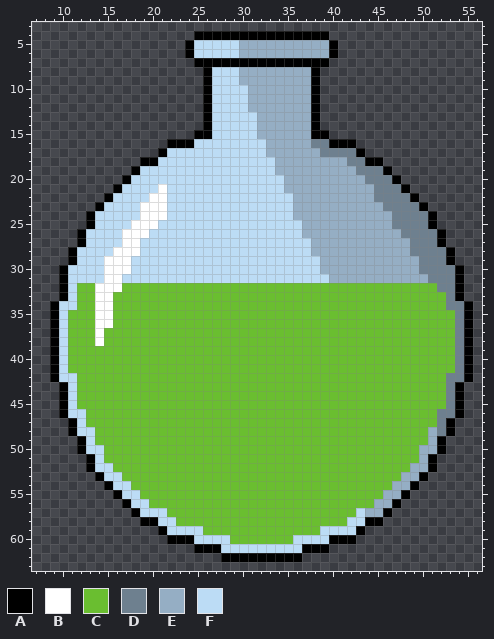
Two versions of one pixel-art file, Assets/Core/Environment/big ahh bottle.aseprite. Above, as it was before the edit.
64x64 pixels, 1 frame. Shown: x 7..56, y 3..63.
Palette (. is transparent): A #000000  B #ffffff  C #6abe30  D #6e808f  E #95aec4  F #bcdcf5
Pixels before (only the part around the change), first column x 10:
 3 ............................................
 4 ...............AAAAAAAAAAAAAAA..............
 5 ..............AFFFFFEEEEEEEEEEA.............
 6 ..............AFFFFFEEEEEEEEEEA.............
 7 ...............AAAAAAAAAAAAAAA..............
 8 ................AFFFEEEEEEEEA...............
 9 ................AFFFEEEEEEEEA...............
10 ................AFFFFEEEEEEEA...............
11 ................AFFFFEEEEEEEA...............
12 ................AFFFFEEEEEEEA...............
13 ................AFFFFFEEEEEEA...............
14 ................AFFFFFEEEEEEA...............
15 ...............AAFFFFFEEEEEEAA..............
16 ............AAAFFFFFFFFEEEEEDDAAA...........
17 ...........AFFFFFFFFFFFEEEEEEDDDDA..........
18 .........AAFFFFFFFFFFFFFEEEEEEEEDDAA........
19 ........AFFFFFFFFFFFFFFFEEEEEEEEEDDDA.......
20 .......AFFFFFFFFFFFFFFFFFEEEEEEEEEDDDA......
21 ......AFFFFBFFFFFFFFFFFFFEEEEEEEEEEDDDA.....
22 .....AFFFFBBFFFFFFFFFFFFFFEEEEEEEEEDDDDA....
23 ....AFFFFBBBFFFFFFFFFFFFFFEEEEEEEEEEDDDDA...
24 ...AFFFFFBBBFFFFFFFFFFFFFFEEEEEEEEEEEDDDDA..
25 ...AFFFFBBBFFFFFFFFFFFFFFFFEEEEEEEEEEDDDDA..
26 ..AFFFFBBBFFFFFFFFFFFFFFFFFEEEEEEEEEEEDDDDA.
27 ..AFFFFBBFFFFFFFFFFFFFFFFFFFEEEEEEEEEEEDDDA.
The result:
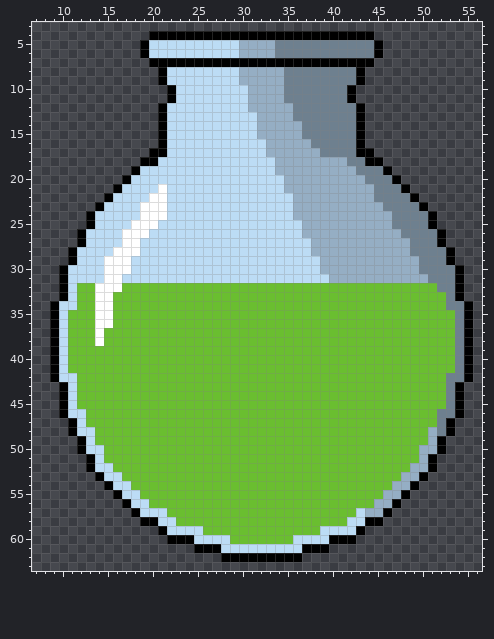
The exact change:
Changed rows in their new state; - is an unchanged pixel.
first column x 19:
 4 -AAAAA---------------AAAAA-
 5 AFFFFF---------DDDDDDDDDDDA
 6 AFFFFF---------DDDDDDDDDDDA
 7 -AAAAA---------------AAAAA-
 8 --AFFFFF--------DDDDDDDDA--
 9 --AFFFFF--------DDDDDDDDA--
10 ---AFFFF--------DDDDDDDA---
11 ---AFFFF--------DDDDDDDA---
12 --AFFFFF---------DDDDDDDA--
13 --AFFFFF---------DDDDDDDA--
14 --AFFFFF----------DDDDDDA--
15 --AFFFFF----------DDDDDDA--
16 --AFFF---------------DDDA--
17 -A-----------------------A-
Where, in picture pixels (left, top, right, bottom), the same in both pictures:
changed: (140, 31, 212, 157)
changed: (275, 31, 383, 157)
